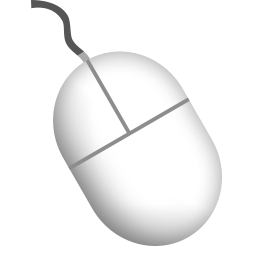
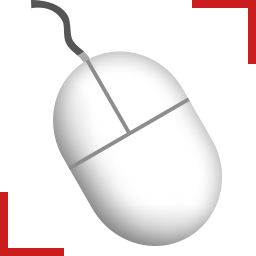
Before/after of a 256×256 layered artwork. What changed in the layer stack:
added layer "Rectangle 1" in group "Rotated" over [0, 0, 256, 256]
